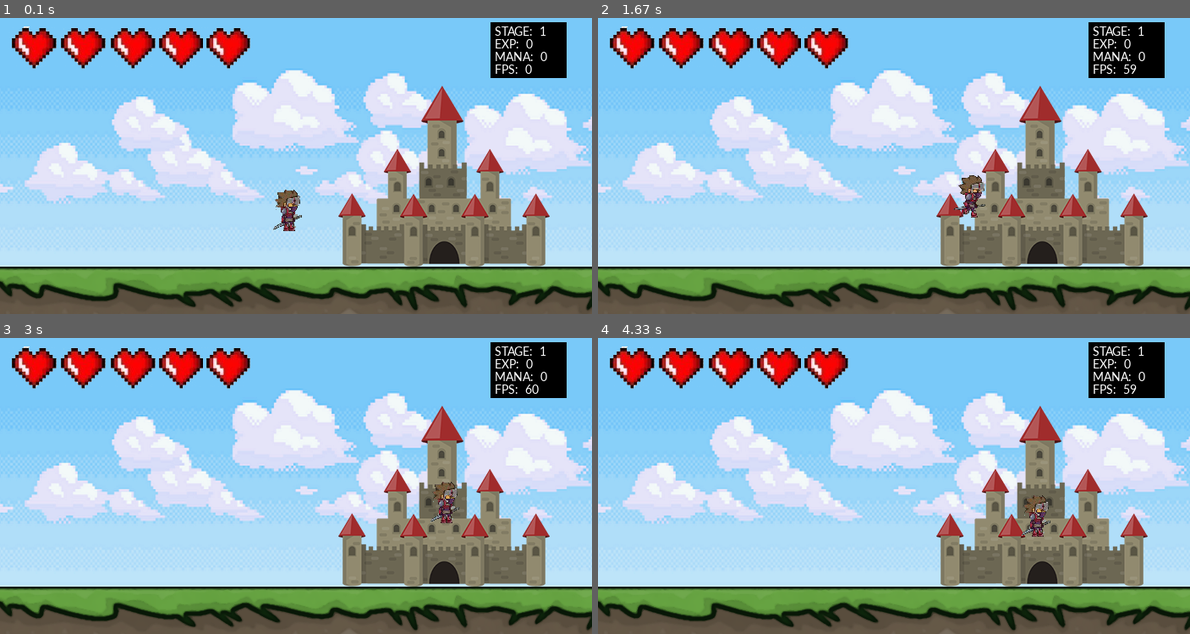
Above: before the commit, frames 1-4 (two rows, left to right).
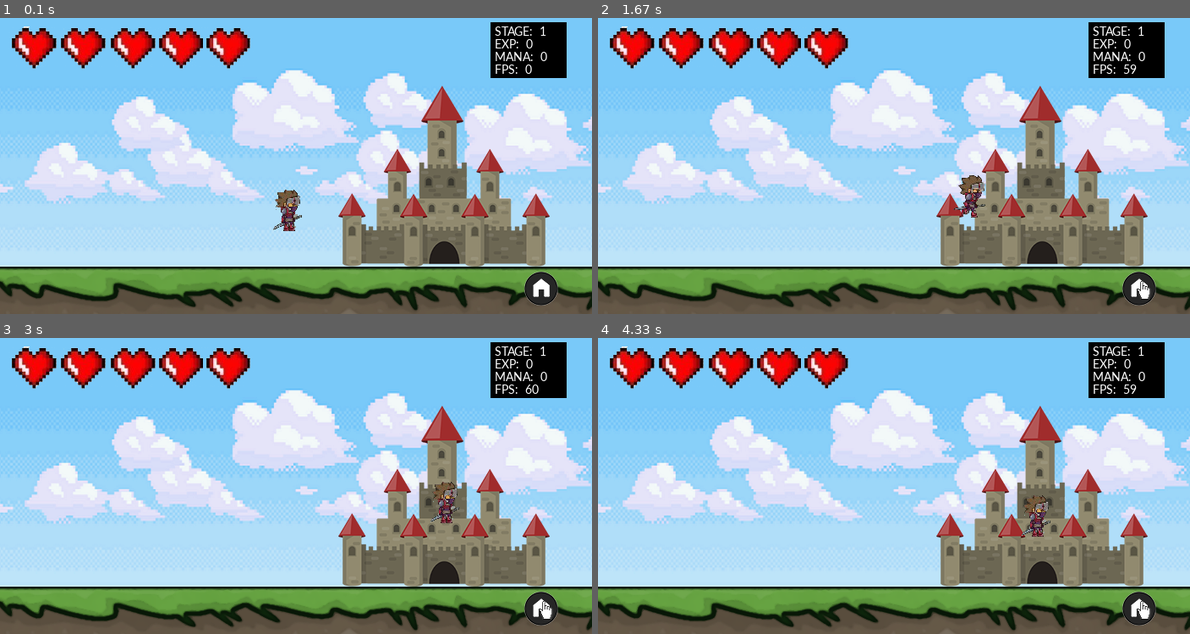
Above: after the commit, the same moments.

Repository: Hodge-Git/desktop-tutorial
Game: pygame game, started from RPG.py
The game is run twice, just before and just after one commit, with the same random seed, the same clock (stepped at 60 frames per second) and the same inputs.
Inputs (mouse positions are in pixels of both pictures, inside the frame that each line leads up to):
- Up to frame 1 (0.1 s): no input
- Up to frame 2 (1.67 s): click (1142, 290) at 0.38 s; hold N 0.67-1.13 s; hold D 0.67-1.13 s; tap Space at 0.73, 1.03, 1.57 s; tap Shift at 1.17 s; hold D from 1.5 s (still down)
- Up to frame 3 (3 s): tap Space at 1.87, 2.07, 2.37, 2.57, 2.87 s; release D at 1.97 s; hold D 2-2.47 s; hold A from 2.5 s (still down)
- Up to frame 4 (4.33 s): release A at 3.03 s; hold A 3.07-3.47 s; tap Space at 3.13, 3.43, 3.57, 3.87, 4.23 s; hold D 3.5-4.13 s; hold A from 4.17 s (still down)

The runs differ from the first frame. In frame 1, 0.5% of the frame differs, in the area x 88-95%, y 85-98%; in frame 2, 0.5%; in frame 3, 0.5%; in frame 4, 0.5%.

Commit message:
Update RPG.py

Diff:
--- a/RPG.py
+++ b/RPG.py
@@ -5,7 +5,9 @@
 
 import numpy
 import pygame
-from pygame import display, rect
+from pygame import Cursor, display, rect
+from pygame import cursors
+from pygame import mouse
 from pygame.locals import *
 from pygame.time import set_timer
 from pygame.version import PygameVersion
@@ -62,6 +64,44 @@
     def render(self):
         displaysurface.blit(self.bgimage, (self.bgX, self.bgY))
 
+class PButton(pygame.sprite.Sprite):
+    def __init__(self):
+        super().__init__()
+        self.vec = vec(620, 300)
+        self.imgdisp = 0
+
+    def render(self, num):
+        if (num == 0):
+            self.image = pygame.image.load("Pygame-RPG-materials/home_small.png")
+        elif (num == 1):
+            if cursor.wait == 0:
+                self.image = pygame.image.load("Pygame-RPG-materials/pause_small.png")
+            else:
+                self.image = pygame.image.load("Pygame-RPG-materials/play_small.png")
+
+        displaysurface.blit(self.image, self.vec)
+
+class Cursor(pygame.sprite.Sprite):
+    def __init__(self):
+        super().__init__()
+        self.image = pygame.image.load("Pygame-RPG-materials/cursor.png")
+        self.rect = self.image.get_rect()
+        self.wait = 0
+
+    def pause(self):
+        if self.wait == 1:
+            self.wait = 0
+        else:
+            self.wait = 1
+
+    def hover(self):
+        if 620 <= mouse[0] <= 670 and 300 <= mouse[1] <= 345:
+            pygame.mouse.set_visible(False)
+            cursor.rect.center = pygame.mouse.get_pos() #update position
+            displaysurface.blit(cursor.image, cursor.rect)
+        else:
+            pygame.mouse.set_visible(True)
+
 class StageDisplay(pygame.sprite.Sprite):
     def __init__(self):
         super().__init__()
@@ -84,6 +124,7 @@
 
     def stage_clear(self):
         self.text = headingfont.render("STAGE CLEAR!", True, color_dark)
+        button.imgdisp = 0
         if self.posx < 720:
             self.posx += 5
             displaysurface.blit(self.text, (self.posx, self.posy))
@@ -123,6 +164,7 @@
             self.stage_enemies.append(int((x ** 2 / 2) + 1))
 
     def next_stage(self): #Code for when the next stage is clicked
+        button.imgdisp = 1
         self.stage += 1
         self.enemy_count = 0
         print('Stage: ' + str(self.stage))
@@ -154,16 +196,37 @@
     def world1(self):
         self.root.destroy()
         pygame.time.set_timer(self.enemy_generation, 2000)
+        button.imgdisp = 1
         castle.hide = True
         self.battle = True
 
     def world2(self):
         self.battle = True
+        button.imgdisp = 1
         #Empty for now
 
     def world3(self):
         self.battle = True
+        button.imgdisp = 1
         #Empty for now
+
+    def home(self):
+        #Reset Battle code
+        pygame.time.set_timer(self.enemy_generation, 0)
+        self.battle = False
+        self.enemy_count = 0
+        self.enemy_dead_count = 0
+        self.stage = 1
+
+        #Destroy any anemies or items laying around
+        for group in Enemies, Items:
+            for entity in group:
+                entity.kill()
+
+        #Bring back normal backgrounds
+        castle.hide = False
+        background.bgimage = pygame.image.load("Pygame-RPG-materials/Background.png")
+        ground.image = pygame.image.load("Pygame-RPG-materials/Ground.png")
 
 class Player(pygame.sprite.Sprite):
     def __init__(self):
@@ -215,6 +278,7 @@
                 print("You have died")
 
     def move(self):
+        if cursor.wait == 1: return
         #Keep a constant acceleration of 0.5 in the downwards direction (gravity)
         self.acc = vec(0,0.5)
 
@@ -257,6 +321,7 @@
                     self.jumping = False
 
     def update(self):
+        if cursor.wait == 1: return
         #Return to base frame is at end of movement sequence
         if self.move_frame > 6:
             self.move_frame = 0
@@ -281,6 +346,7 @@
                 self.image = run_ani_L[self.move_frame]
 
     def attack(self):
+        if cursor.wait == 1: return
         #If attack frame has reached end of sequence, return to base frame
         if self.attack_frame > 10:
             self.attack_frame = 0
@@ -392,6 +458,8 @@
         self.pos.y = 235
 
     def move(self):
+        if cursor.wait == 1: return
+
         #Causes the enemy to change directions upon reaching the end of the screen
         if self.pos.x >= (WIDTH-20):
             self.direction = 1
@@ -450,6 +518,8 @@
 background = Background()
 ground = Ground()
 player = Player()
+cursor = Cursor()
+button = PButton()
 Playergroup = pygame.sprite.Group()
 Playergroup.add(player)
 enemy  = Enemy()
@@ -466,6 +536,7 @@
 #Main game loop
 while True:
     player.gravity_check()
+    mouse = pygame.mouse.get_pos()
 
     for event in pygame.event.get():
         if event.type == hit_cooldown:
@@ -478,7 +549,11 @@
 
         #For events that occur upon clicking the mouse (left click)
         if event.type == pygame.MOUSEBUTTONDOWN:
-            pass
+            if 620 <= mouse[0] <= 670 and 300 <= mouse[1] <= 345:
+                if button.imgdisp == 1:
+                    cursor.pause()
+                elif button.imgdisp == 0:
+                    handler.home()
 
         if event.type == handler.enemy_generation:
             if handler.enemy_count < handler.stage_enemies[handler.stage - 1]:
@@ -486,7 +561,7 @@
                 Enemies.add(enemy)
                 handler.enemy_count += 1
 
-        if event.type == pygame.KEYDOWN:
+        if event.type == pygame.KEYDOWN and cursor.wait == 0:
             if event.key == pygame.K_n:
                 if handler.battle == True and len(Enemies) == 0:
                     handler.next_stage()
@@ -518,6 +593,9 @@
     background.render()
     ground.render()
     health.render()
+    button.render(button.imgdisp)
+    cursor.hover()
+
     #Rendering Sprites
     castle.update()
     displaysurface.blit(player.image, player.rect)
